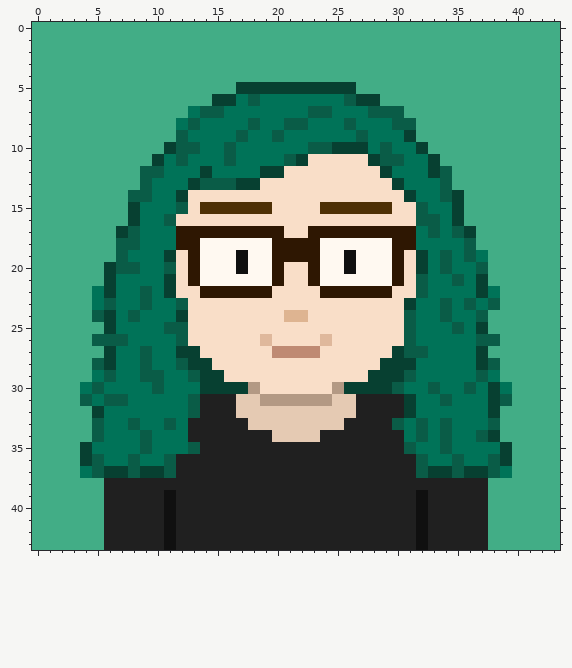
File history of a pixel-art sprite, source/brian.png. Above: the version before the commit.
The file is 440x440 pixels, drawn in blocks of 10x10; one block is one cell here.
After:
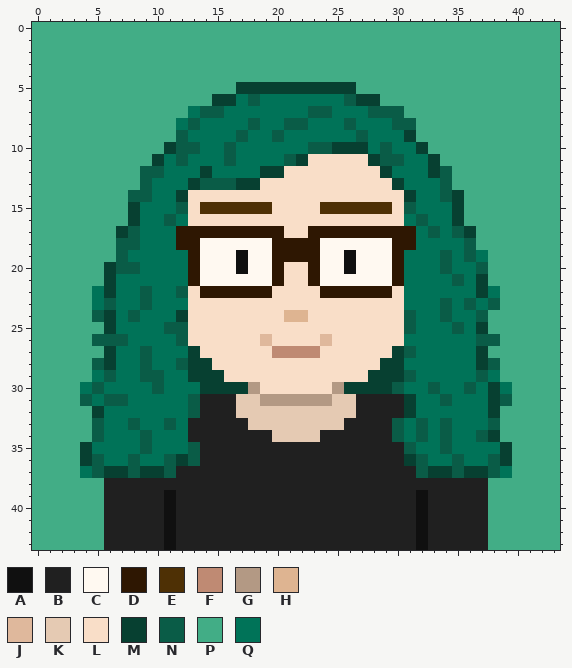
Palette (. is transparent): A #101010  B #202020  C #fff9f1  D #2e1702  E #4e3005  F #bf8a73  G #b39984  H #deb491  J #dfb89c  K #e5cab3  L #f9dec8  M #074031  N #0a5c47  P #42ad86  Q #007358
Changes in this commit:
The author changed colour B to colour M in row 36 at x 12 and 31.
The author changed colour N to colour M in row 29 at x 13.
The author changed colour B to colour N in row 34 at x 30; in row 36 at x 13.
The author changed colour L to colour N in row 15 at x 31; in row 22 at x 12.
The author changed colour L to colour Q in row 16 at x 12 and 31; in rows 19 to 21 at x 12 and 31; in row 22 at x 31.
The author changed colour M to colour Q in row 19 at x 11 and 32; in row 20 at x 32; in rows 21 to 22 at x 11; in row 23 at x 31; in row 27 at x 12; in row 28 at x 31.
The author changed colour N to colour Q in row 15 at x 32; in row 16 at x 33; in row 20 at x 11; in rows 21 to 22 at x 32; in row 23 at x 12; in row 26 at x 31.
The author changed colour N to colour Q in row 27 at x 32.
Pixel boxes of the changes (left, top, right, bottom) in both pictures:
changed: (404, 202, 440, 370)
changed: (164, 214, 188, 310)
changed: (176, 346, 200, 382)
changed: (392, 430, 416, 466)
changed: (176, 454, 200, 466)
